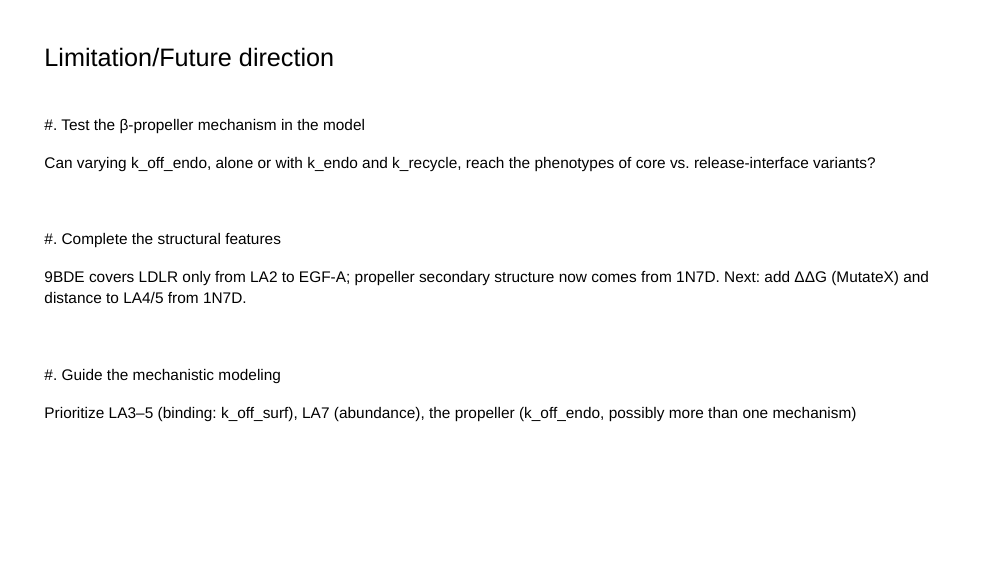
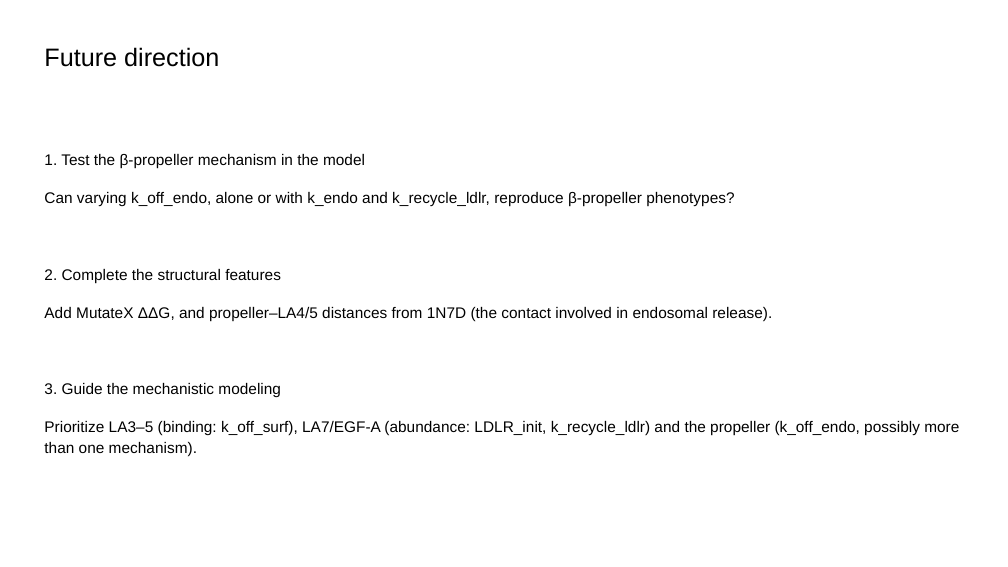
Before and after one commit to jrfaeder/ldlr_modeling, a slide deck: slide 18 of 10-05-2026/LDLR_106.pptx. Drawn at 1008x567 pixels with LibreOffice and Linux fonts; fonts in the diff are those of the drawing. Boxes give left, top, right and bottom in pixels: in the first picture for what was removed or moved away, otherwise in the second. Text is boxed around its words. In the diff, an @@ line names an element or a change of style, - is before the commit and + after.

```diff
--- a/10-05-2026/LDLR_106.pptx
+++ b/10-05-2026/LDLR_106.pptx
@@ title at bbox=[44, 47, 219, 67]: text changed @@
-Limitation/Future direction
+Future direction
@@ text at bbox=[44, 154, 959, 456]: text changed @@
-#. Test the β-propeller mechanism in the model
-Can varying k_off_endo, alone or with k_endo and k_recycle, reach the phenotypes of core vs. release-interface variants?
-#. Complete the structural features
-9BDE covers LDLR only from LA2 to EGF-A; propeller secondary structure now comes from 1N7D. Next: add ΔΔG (MutateX) and distance to LA4/5 from 1N7D.
-#. Guide the mechanistic modeling
-Prioritize LA3–5 (binding: k_off_surf), LA7 (abundance), the propeller (k_off_endo, possibly more than one mechanism)
+1. Test the β-propeller mechanism in the model
+Can varying k_off_endo, alone or with k_endo and k_recycle_ldlr, reproduce β-propeller phenotypes?
+2. Complete the structural features
+Add MutateX ΔΔG, and propeller–LA4/5 distances from 1N7D (the contact involved in endosomal release).
+3. Guide the mechanistic modeling
+Prioritize LA3–5 (binding: k_off_surf), LA7/EGF-A (abundance: LDLR_init, k_recycle_ldlr) and the propeller (k_off_endo, possibly more than one mechanism).
```
